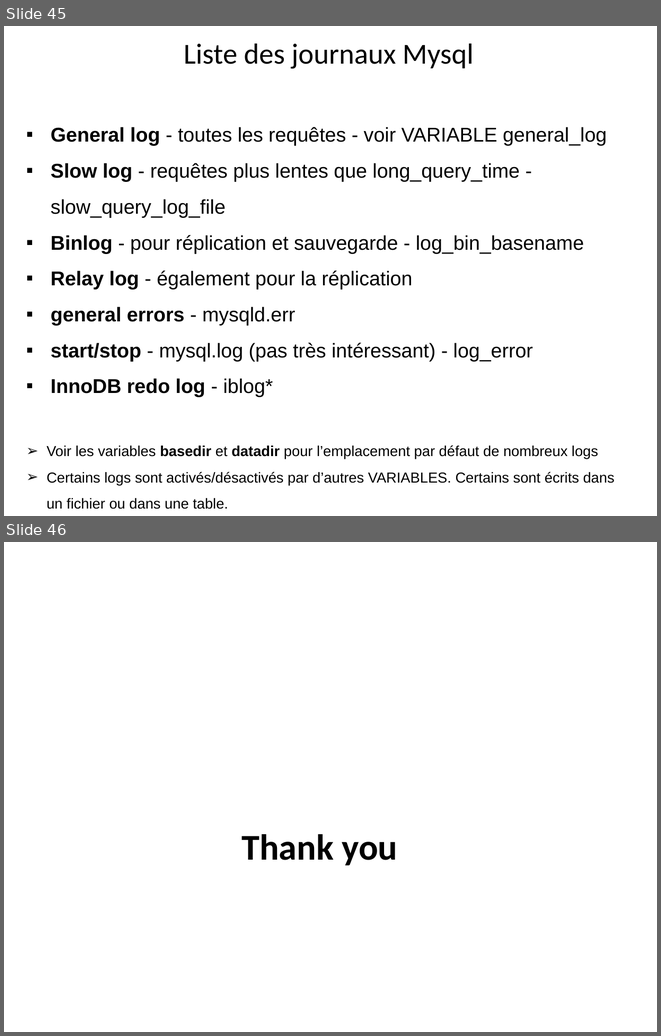
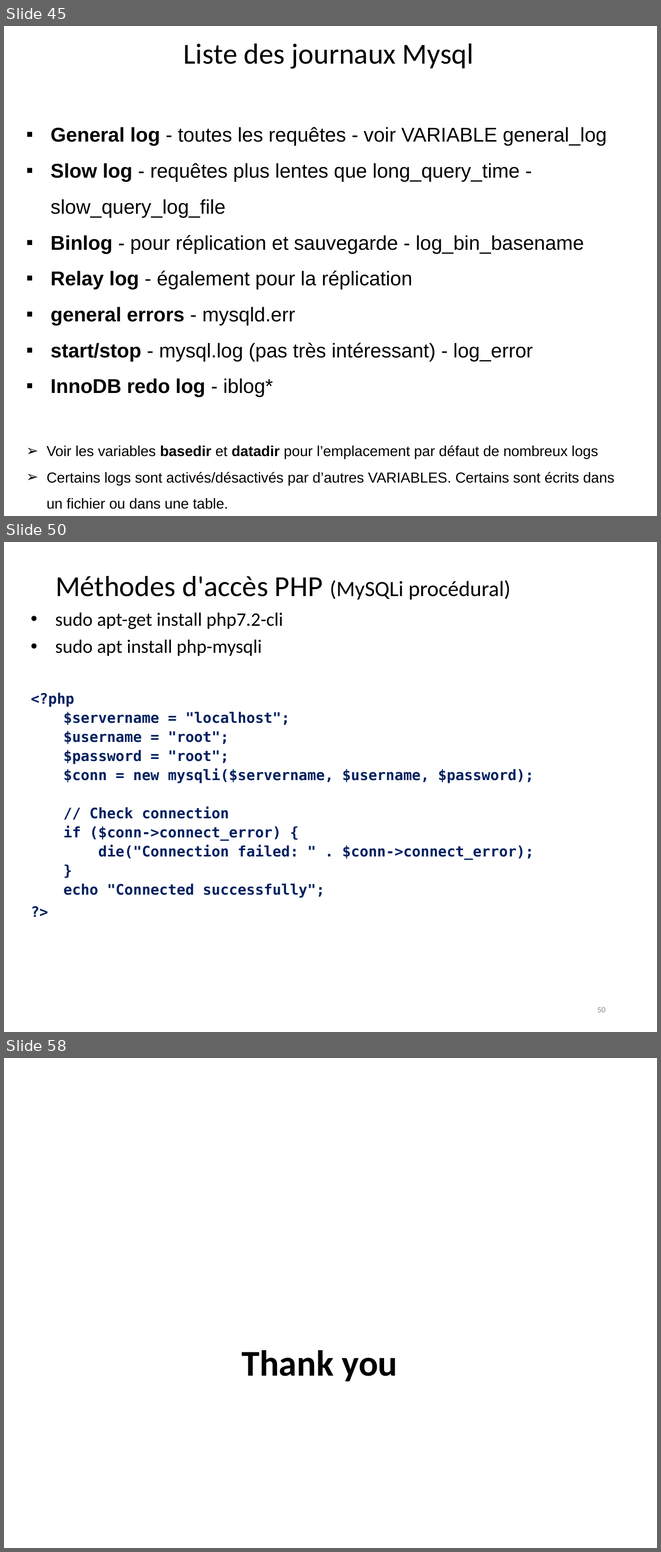
Before and after one commit to hosniah/mysql-labs, a slide deck: Administration MYSQL.pptx. Shown one above the other, each under a label of ours: slides 45 and 46 before the commit, slides 45, 50 and 58 after it; the slides between them are not shown. The pictures are 661x1036 and 661x1552 pixels, drawn with LibreOffice and Linux fonts; fonts in the diff are those of the drawing; background and template pictures are left out. Boxes give left, top, right and bottom in pixels: in the first picture for what was removed or moved away, otherwise in the second. Text is boxed around its words. In the diff, an @@ line names an element or a change of style, - is before the commit and + after.

```diff
--- a/Administration MYSQL.pptx
+++ b/Administration MYSQL.pptx
@@ slide 50 added at <box>4,542,657,1032</box>, background #FFFFFF @@
@@ title added at <box>55,576,511,600</box>, 32 pt, text #000000 @@
+Méthodes d'accès PHP (MySQLi procédural)
@@ text added at <box>31,612,534,898</box>, 16 pt, text #002060, bold @@
+• sudo apt-get install php7.2-cli
+• sudo apt install php-mysqli
+<?php
+  $servername = "localhost";
+  $username = "root";
+  $password = "root";
+  $conn = new mysqli($servername, $username, $password);
+  // Check connection
+  if ($conn->connect_error) {
+  die("Connection failed: " . $conn->connect_error);
+  }
+  echo "Connected successfully";
+?>
@@ page number added at <box>597,1007,606,1012</box>, 9 pt, text #898989 @@
+50
@@ what was slide 46 is now slide 58 @@
```
Also in this commit, not shown: 11 other slides added.
